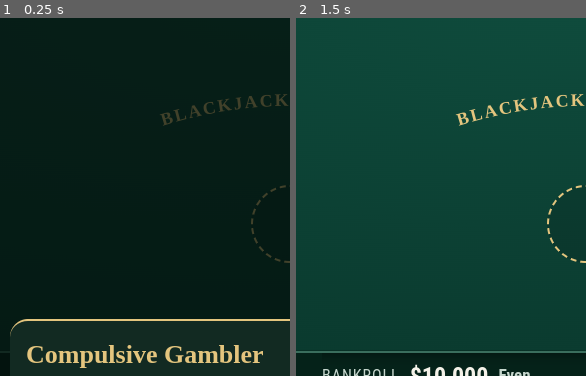
Above: before the commit, frames 1-2 (left to right).
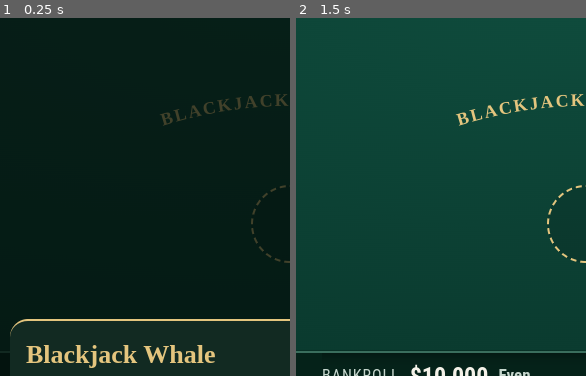
Above: after the commit, the same moments.

Repository: ahnnyc/Blackjack-
Game: browser game, page index.html
Same seed, same stepped clock (60 frames per second), same inputs: the game is played once before the commit and once after it.
Inputs (mouse positions are % of the whole screen's width and height, from its top left):
- Up to frame 1 (0.25 s): no input
- Up to frame 2 (1.5 s): move the mouse to (50, 44) at 1.07 s; click "Sit down with $10,000" at 1.27 s
The pictures show only the part of the screen within x 0-50%, y 30-80%; the shares and areas given below are measured in that part.

The runs differ from the first frame. In frame 1, 2.2% of the frame differs, in the area x 8-91%, y 91-98%; in frame 2, nothing differs.

Commit message:
Rename the game to Blackjack Whale
Co-Authored-By: Claude Opus 5.5 <noreply@anthropic.com>
Claude-Session: https://claude.ai/code/session_01Ni3H8S74X4EXKLd9nbNY4b

Diff:
--- a/index.html
+++ b/index.html
@@ -6,13 +6,13 @@
 <meta name="apple-mobile-web-app-capable" content="yes">
 <meta name="mobile-web-app-capable" content="yes">
 <meta name="apple-mobile-web-app-status-bar-style" content="black">
-<meta name="apple-mobile-web-app-title" content="Compulsive Gambler">
+<meta name="apple-mobile-web-app-title" content="Blackjack Whale">
 <meta name="theme-color" content="#09362b">
 <link rel="manifest" href="manifest.webmanifest">
 <link rel="apple-touch-icon" href="icon-180.png">
 <link rel="icon" href="icon-192.png">
 <style>[hidden]{display:none!important}</style>
-<title>Compulsive Gambler</title>
+<title>Blackjack Whale</title>
 <meta name="claude:viewport-fit-sides" content="cover">
 <link rel="preconnect" href="https://fonts.googleapis.com">
 <link rel="stylesheet" href="https://fonts.googleapis.com/css2?family=Bodoni+Moda:opsz,wght@6..96,600;6..96,700&family=IBM+Plex+Sans+Condensed:wght@400;500;600;700&display=swap">
@@ -1615,7 +1615,7 @@
 
 /* ---------- welcome / start over ---------- */
 function openBank(first){
-  $('bankH').textContent = first ? 'Compulsive Gambler' : 'Start over?';
+  $('bankH').textContent = first ? 'Blackjack Whale' : 'Start over?';
   $('bankNote').textContent = first
     ? 'You walk in with $10,000. When it’s gone there’s a credit card with $50,000 on it. After that, the loan shark.'
     : 'You start again with $10,000. Your debts, your stuff and Guy’s opinion of you are wiped. Your record of past hands is kept.';
--- a/sw.js
+++ b/sw.js
@@ -2,7 +2,7 @@
 // The game page itself is fetched fresh whenever the phone is online, so an update shows
 // on the very next open; the saved copy is used only when offline or the network is slow.
 // Change VERSION whenever index.html changes.
-const VERSION = 'bj-2026-11-26.6';
+const VERSION = 'bj-2026-11-26.7';
 const CORE = ['./', 'index.html', 'manifest.webmanifest', 'icon-180.png', 'icon-192.png', 'icon-512.png'];
 const PAGE_WAIT_MS = 3000;   // how long to wait for the network before using the saved copy
 
--- a/tools/game.html
+++ b/tools/game.html
@@ -1,4 +1,4 @@
-<title>Compulsive Gambler</title>
+<title>Blackjack Whale</title>
 <meta name="claude:viewport-fit-sides" content="cover">
 <link rel="preconnect" href="https://fonts.googleapis.com">
 <link rel="stylesheet" href="https://fonts.googleapis.com/css2?family=Bodoni+Moda:opsz,wght@6..96,600;6..96,700&family=IBM+Plex+Sans+Condensed:wght@400;500;600;700&display=swap">
@@ -1599,7 +1599,7 @@
 
 /* ---------- welcome / start over ---------- */
 function openBank(first){
-  $('bankH').textContent = first ? 'Compulsive Gambler' : 'Start over?';
+  $('bankH').textContent = first ? 'Blackjack Whale' : 'Start over?';
   $('bankNote').textContent = first
     ? 'You walk in with $10,000. When it’s gone there’s a credit card with $50,000 on it. After that, the loan shark.'
     : 'You start again with $10,000. Your debts, your stuff and Guy’s opinion of you are wiped. Your record of past hands is kept.';
--- /dev/null
+++ b/tools/welcome-shot.js
@@ -0,0 +1,5 @@
+const { chromium } = require('playwright');
+(async () => { const b = await chromium.launch(); const p = await (await b.newContext({ viewport: { width: 390, height: 797 }, deviceScaleFactor: 2, isMobile: true, hasTouch: true })).newPage();
+  await p.route(/fonts/, r => r.abort()); await p.goto('http://localhost:8765/blackjack-/'); await p.waitForTimeout(2500);
+  console.log(JSON.stringify({ title: await p.title(), heading: await p.textContent('#bankH'), homeLabel: await p.$eval('meta[name="apple-mobile-web-app-title"]', m => m.content) }));
+  await p.screenshot({ path: process.argv[2] }); await b.close(); })();
Not shown, changed: manifest.webmanifest
